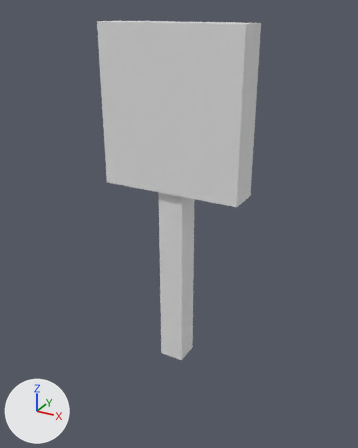
The FBX model Assets/Models/Switch.fbx: old version first, new version second.
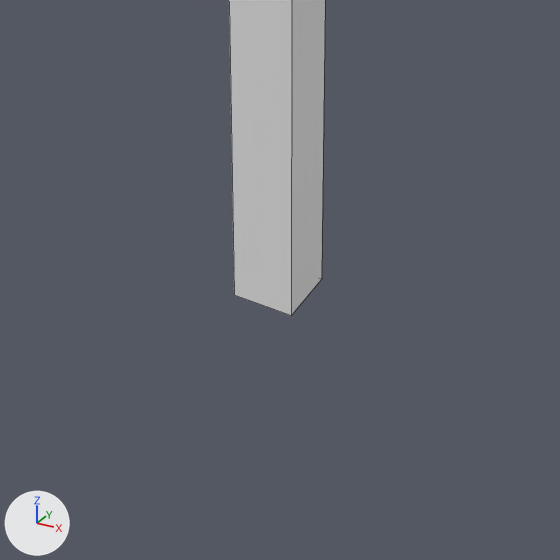
Old and new are each drawn whole from a 50 mm camera at (1.322, -2.377, 2.316) aimed at (-0.025, 0.072, 1.091) and again close up on the part from 22% to 78% of the width and 55% to 100% of the height. Arrows for +X, +Y and +Z are at lower left; the lights stay in place. The close-ups show mesh edges as thin lines.
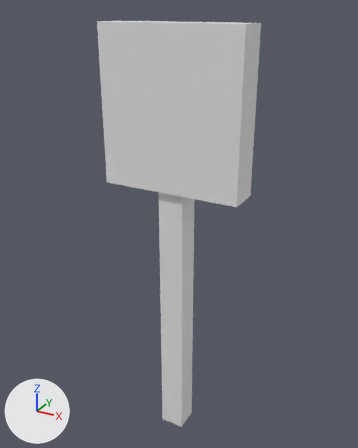
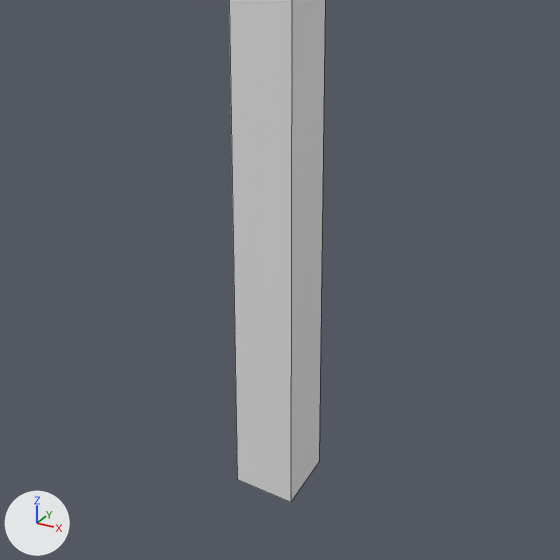
Location of each change, [x1, y1, x2, y2] in pixels of the close-ups (560 x 560 px):
```json
{"object": "Cube", "change": "reshaped", "before": [229, 0, 325, 315], "after": [229, 0, 325, 502]}
```

Edits to the scene script, one JSON object a line:
```json
{"block": "me_cube", "where": "me_cube.from_pydata(...)  # 52 vertices, 50 faces; spans x -0.42..0.42, y -0.11..0.12, z 0.2..2.24"}
{"block": "me_cube", "where": "# used by ob_cube; location = (0.0, 0.0, 0.0)"}
{"block": "me_cube", "where": "# before: 1 (0.08, 0.08, 0.2) at pixel (321, 279), 3 (0.08, -0.08, 0.2) at pixel (291, 315), 5 (-0.08, 0.08, 0.2), 7 (-0.08, -0.08, 0.2) at pixel (234, 295)"}
{"block": "me_cube", "change": "me_cube part 1"}
{"op": "add", "block": "me_cube", "code": "for i in [1, 3, 5, 7]: me_cube.vertices[i].co += Vector((0.0, 0.0, -0.58))"}
```
